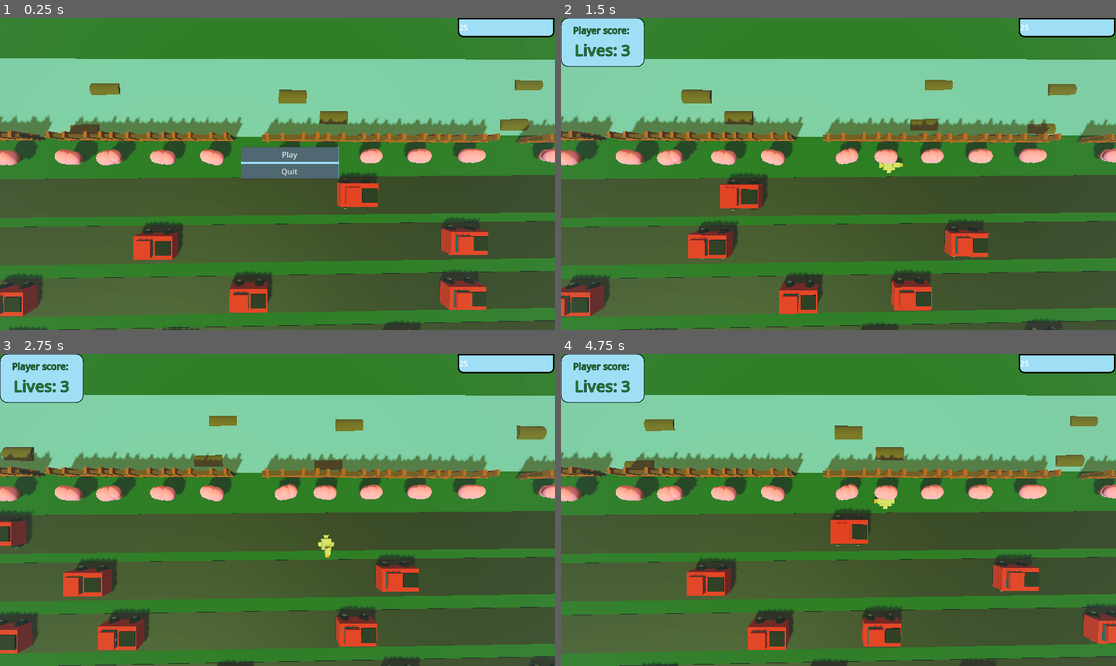
Above: before the commit, frames 1-4 (two rows, left to right).
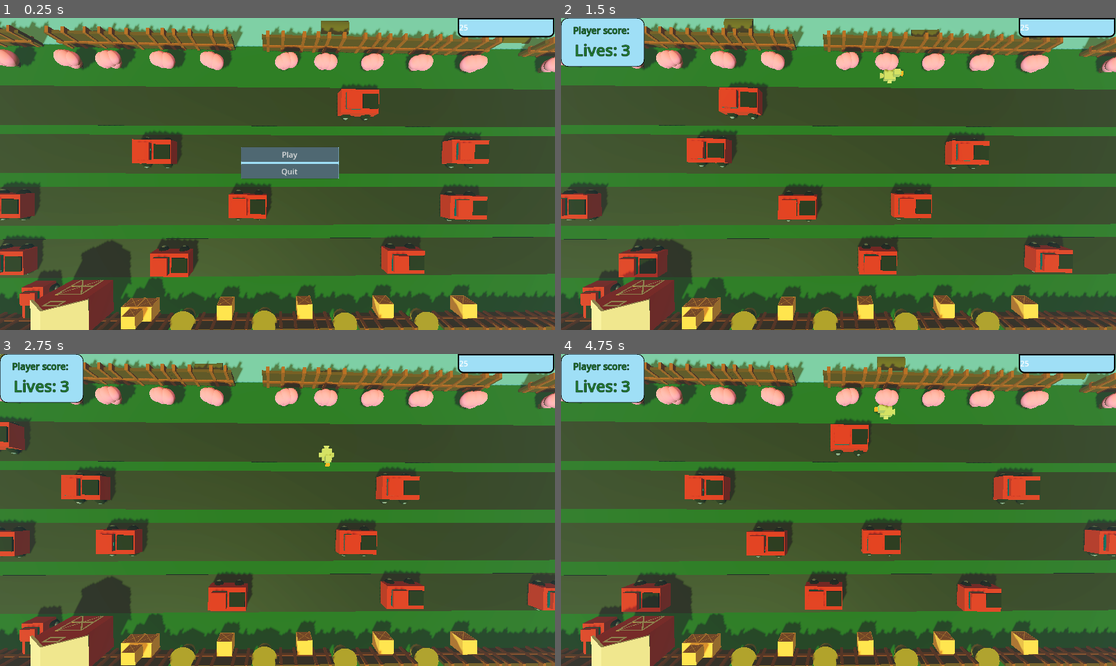
Above: after the commit, the same moments.

Repository: PushingPolygons/dangerxing-PCCDanny
Game: Godot game, scene res://Main/Main.tscn
Same seed, same stepped clock (60 frames per second), same inputs: the game is played once before the commit and once after it.
Inputs:
- Up to frame 1 (0.25 s): no input
- Up to frame 2 (1.5 s): click "Play" at 0.5 s; hold D (move_right) from 1.28 s (still down)
- Up to frame 3 (2.75 s): release D (move_right) at 2.03 s; hold S (move_down) from 2.03 s (still down)
- Up to frame 4 (4.75 s): release S (move_down) at 2.78 s; hold D (move_right) 2.78-3.53 s; hold W (move_up) 3.53-4.28 s; hold A (move_left) from 4.28 s (still down)

The runs differ from the first frame. In frame 1, 80% of the frame differs, in the area x 0-100%, y 0-100%; in frame 2, 79%; in frame 3, 78%; in frame 4, 80%.

Commit message:
camera position changed
position of camera re-oriented

Diff:
--- a/Code/Main/Main.tscn
+++ b/Code/Main/Main.tscn
@@ -121,7 +121,7 @@
 transform = Transform3D(0.999979, 0, -0.00644022, 0, 1, 0, 0.00644022, 0, 0.999979, 0, 0.219202, -6.27947)
 
 [node name="Camera3D" type="Camera3D" parent="Rig"]
-transform = Transform3D(0.999861, -0.00101846, -0.016664, 0.0166441, -0.0171165, 0.999715, -0.0013034, -0.999853, -0.0170972, -0.814708, 15.3832, -0.160816)
+transform = Transform3D(0.999819, -0.00897587, -0.0167995, 0.0166441, -0.0171165, 0.999715, -0.00926085, -0.999813, -0.016964, -0.772621, 15.3832, 6.37377)
 fov = 72.5978
 
 [node name="Terrain" type="Node3D" parent="."]
